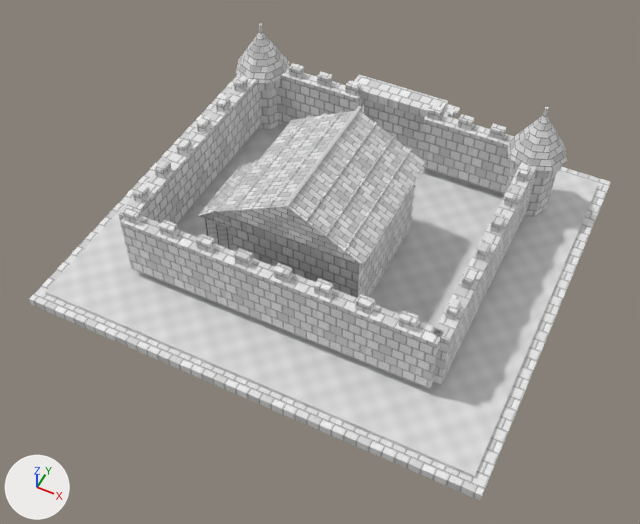
Renders of the OBJ model Unity/Assets/Eldoria/ExperimentalAshenCitadel/Meshes/AshenBastion_2.obj from each side of a commit.
One viewpoint serves both versions: a 50 mm camera at (12.2, -26.2, 30.5) aimed at (0.2, -2.3, 0.6). The lights are fixed; the arrows at lower left show +X, +Y and +Z. The picture after the commit comes second. Where no turn or scale is listed for an object, it has been applied to the vertices. Vertices at exactly the same position are counted once.

The older version as bpy lines, for what is in view:
```python
me_ashenbastion_2 = bpy.data.meshes.new('AshenBastion_2')
me_ashenbastion_2.from_pydata(...)  # 1156 vertices, 852 faces; spans x -10.6..10.6, y -9.6..11.2, z -0.5..6.2
me_ashenbastion_2.materials.append(mat_basalt)  # picture img_ashenstone_png
me_ashenbastion_2.materials.append(mat_stone)  # picture img_ashenstone_png
me_ashenbastion_2.materials.append(mat_stonelight)  # picture img_ashenstone_png
me_ashenbastion_2.materials.append(mat_cut)  # picture img_ashenstone_png
me_ashenbastion_2.materials.append(mat_iron)  # picture img_ashenmetal_png
me_ashenbastion_2.materials.append(mat_wood)  # picture img_ashenwood_png
me_ashenbastion_2.materials.append(mat_oak)  # picture img_ashenwood_png
me_ashenbastion_2.materials.append(mat_roof)  # picture img_ashenroof_png
me_ashenbastion_2.materials.append(mat_slate)  # picture img_ashenroof_png
me_ashenbastion_2.materials.append(mat_brass)  # picture img_ashenmetal_png
me_ashenbastion_2.materials.append(mat_warm)  # picture img_ashenmetal_png
me_ashenbastion_2.materials.append(mat_soil)  # picture img_ashenmoss_png
ob_ashenbastion_2 = bpy.data.objects.new('AshenBastion_2', me_ashenbastion_2)
ob_ashenbastion_2.location = (0.0, 0.0, 0.0)
```
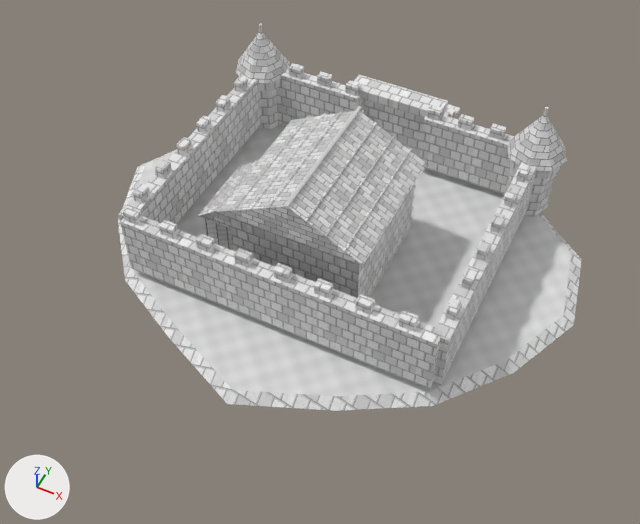
Pixel boxes [x1, y1, x2, y2] of what changed, in the pictures (640 x 524 px):
'AshenBastion_2', reshaped (20% narrower, 19% shorter): before [29, 24, 611, 500]; after [118, 24, 582, 411]
part 1 of me_ashenbastion_2, rebuilt (20% narrower, 29% shorter): before [29, 75, 611, 500]; after [118, 110, 582, 411]

Edits to the bpy script that builds the scene:
```text
Change me_ashenbastion_2:
    used by ob_ashenbastion_2; location = (0.0, 0.0, 0.0)
    remove me_ashenbastion_2.from_pydata(...)  # 1156 vertices, 852 faces; spans x -10.6..10.6, y -9.6..11.2, z -0.5..6.2
    add me_ashenbastion_2.from_pydata(...)  # 1173 vertices, 872 faces; spans x -11.4..11.5, y -10.3..11.2, z -0.2..6.2
    me_ashenbastion_2 part 1: the loose piece of 8 vertices spanning x -10.6..10.6, y -9.6..9.6, z -0.5..-0.1 is rebuilt with 33 vertices and now spans x -11.4..11.5, y -10.3..9.6, z -0.2..0.1
    other edits to the shape of me_ashenbastion_2 do not show in these pictures
```
